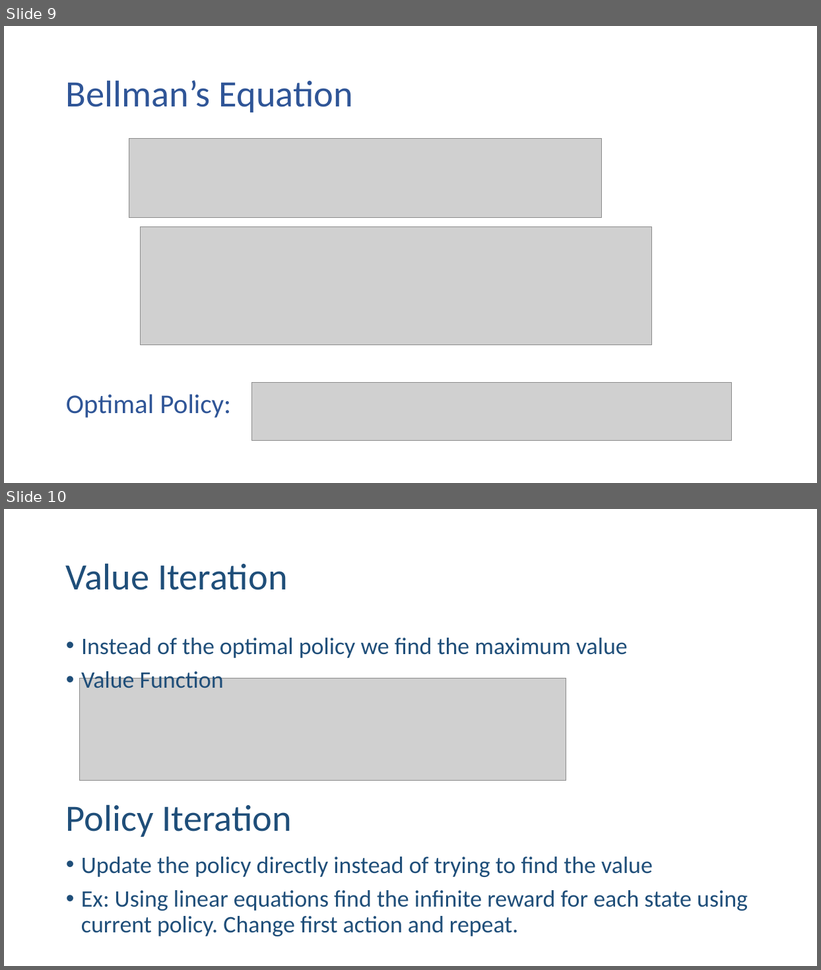
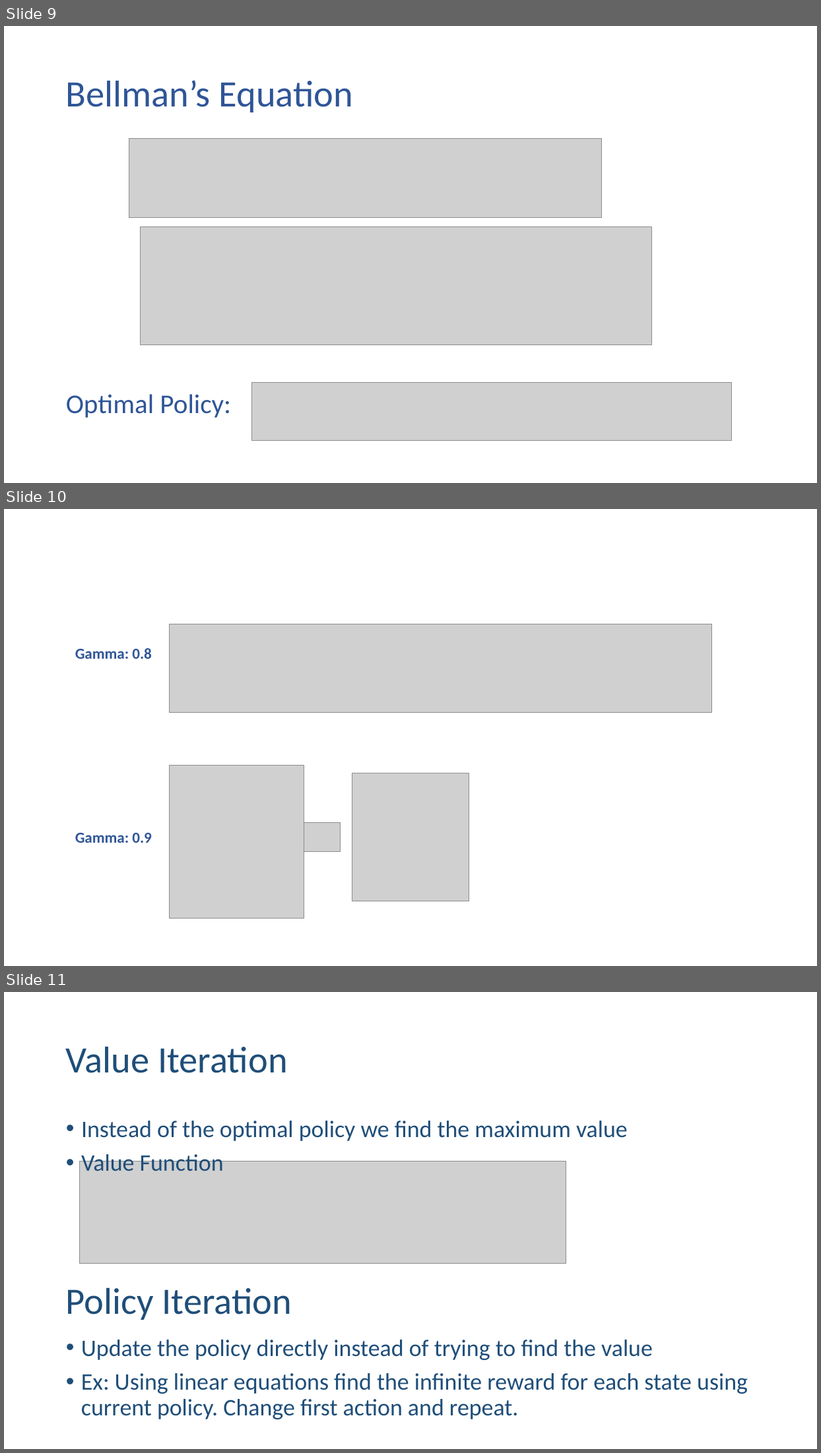
Before and after one commit to ehennis/ReinforcementLearning, a slide deck: TWCC.pptx. Shown one above the other, each under a label of ours: slides 9 and 10 before the commit, slides 9, 10 and 11 after it. The pictures are 821x970 and 821x1453 pixels, drawn with LibreOffice and Linux fonts; fonts in the diff are those of the drawing; grey boxes stand for pictures. Boxes give left, top, right and bottom in pixels: in the first picture for what was removed or moved away, otherwise in the second. Text is boxed around its words. In the diff, an @@ line names an element or a change of style, - is before the commit and + after.

Commit message:
Finished powerpoint

```diff
--- a/TWCC.pptx
+++ b/TWCC.pptx
@@ slide 10 added at (4, 509, 817, 966), background #FFFFFF @@
@@ picture added at (169, 625, 712, 713) @@
@@ text added at (75, 648, 152, 659), 18 pt, text #2F5597, bold @@
+Gamma: 0.8
@@ picture added at (169, 766, 304, 918) @@
@@ picture added at (352, 773, 469, 902) @@
@@ picture added at (304, 823, 340, 852) @@
@@ text added at (75, 833, 152, 843), 18 pt, text #2F5597, bold @@
+Gamma: 0.9
@@ what was slide 10 is now slide 11 @@
```
